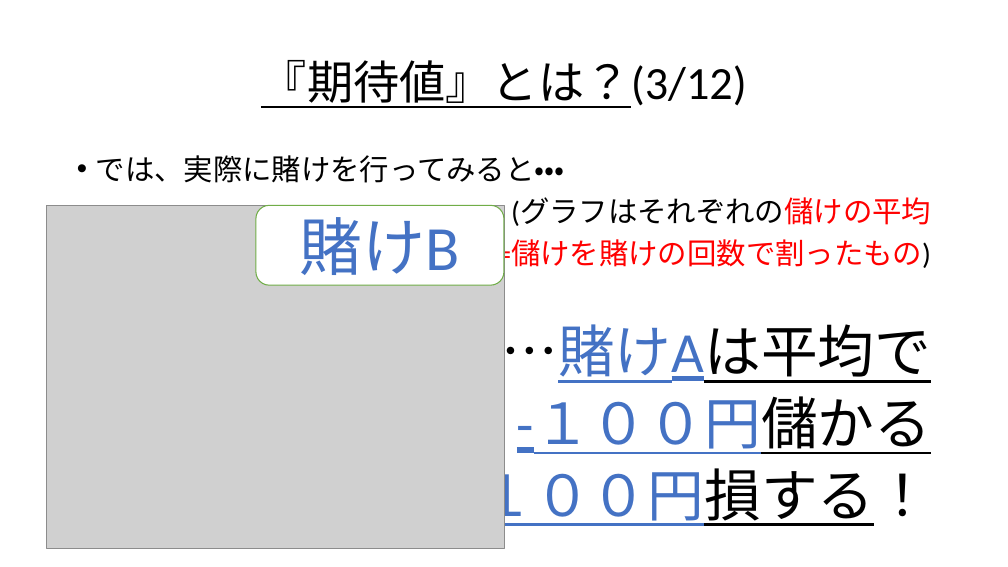
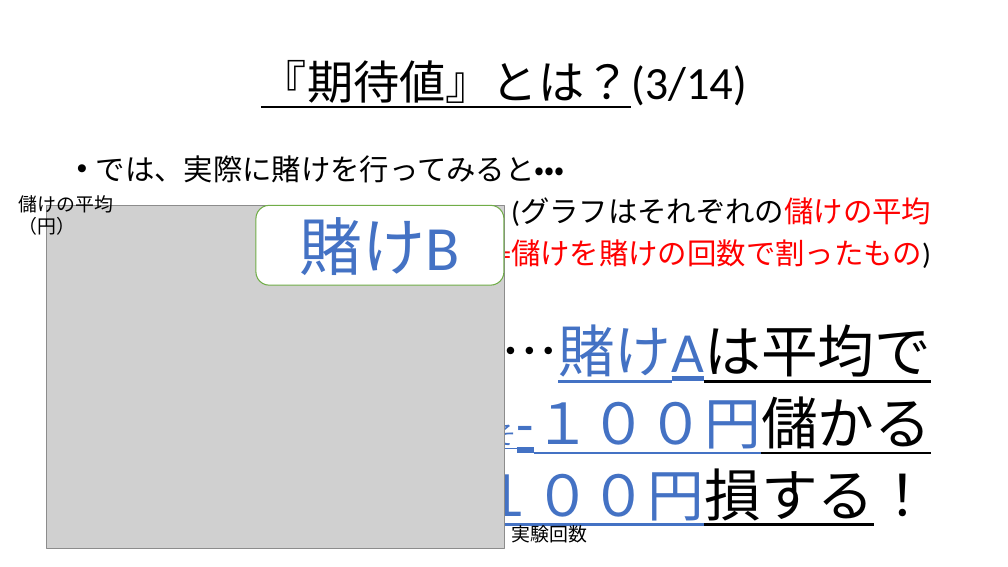
Before and after one commit to Ryo-KATAYAMA/Senior_Project, a slide deck: slide 15 of Chapter4_1.pptx. Drawn at 1008x567 pixels with LibreOffice and Linux fonts; fonts in the diff are those of the drawing; grey boxes stand for pictures. Boxes give left, top, right and bottom in pixels: in the first picture for what was removed or moved away, otherwise in the second. Text is boxed around its words. In the diff, an @@ line names an element or a change of style, - is before the commit and + after.

```diff
--- a/Chapter4_1.pptx
+++ b/Chapter4_1.pptx
@@ title at (x1=261, y1=60, x2=747, y2=108): text changed @@
-『期待値』とは？(3/12)
+『期待値』とは？(3/14)
@@ text added at (x1=19, y1=191, x2=113, y2=239), 18 pt, text #000000 @@
+儲けの平均（円）
@@ text at (x1=441, y1=397, x2=931, y2=454): text changed @@
--１００円儲かる
+およそ-１００円儲かる
@@ text added at (x1=511, y1=523, x2=587, y2=543), 18 pt, text #000000 @@
+実験回数
```
Also in this commit, not shown: 56 other slides changed, 22 slides added, 4 slides removed.
